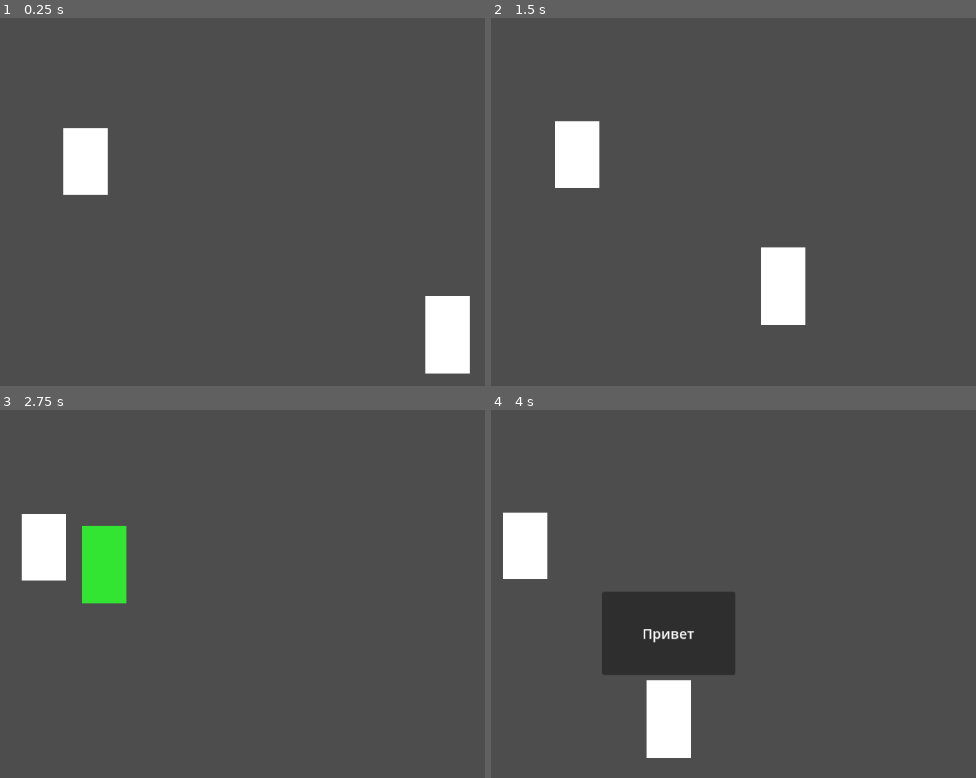
Above: before the commit, frames 1-4 (two rows, left to right).
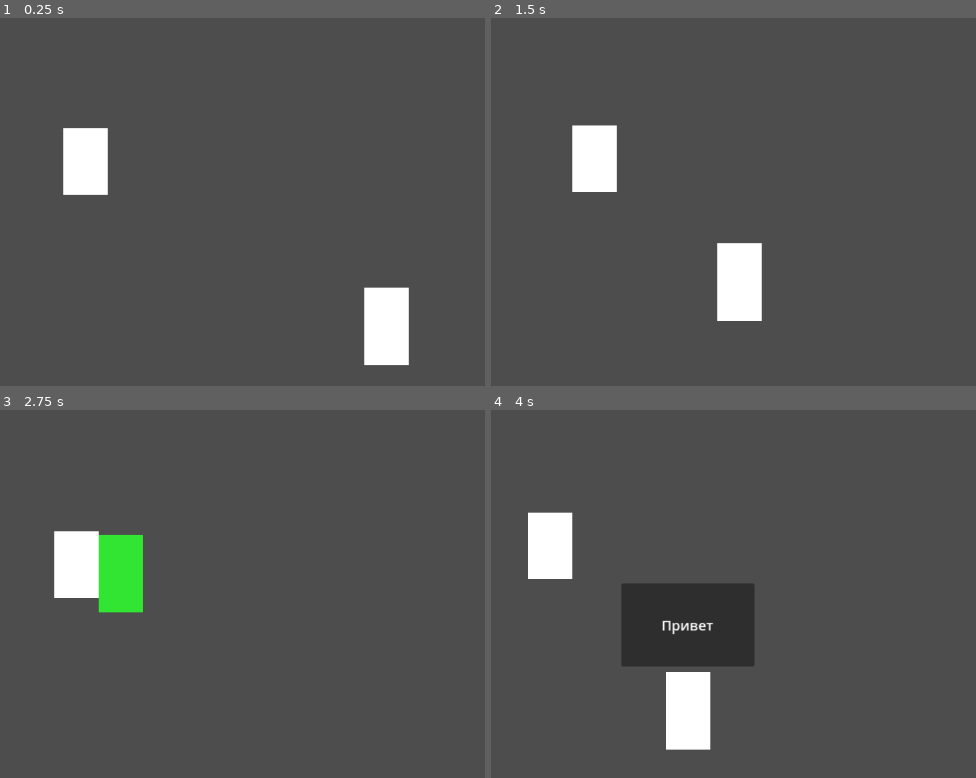
Above: after the commit, the same moments.

Repository: AzyWorld/motus
Game: Godot game, scene res://scenes/lobby.tscn
Same seed, same stepped clock (60 frames per second), same inputs: the game is played once before the commit and once after it.
Inputs (mouse positions are in pixels of both pictures, inside the frame that each line leads up to):
- Up to frame 1 (0.25 s): no input
- Up to frame 2 (1.5 s): tap Enter at 0.5 s; move the mouse to (752, 139) at 0.52 s; hold D (right) 0.53-1.28 s; tap E (interact) at 0.6 s; click (752, 139) at 0.8 s; move the mouse to (outside the picture) at 1.27 s; hold S (down) from 1.28 s (still down); click (outside the picture) at 1.35 s
- Up to frame 3 (2.75 s): tap E (interact) at 1.55, 2.1 s; move the mouse to (164, 454) at 2.02 s; release S (down) at 2.03 s; hold D (right) from 2.03 s (still down); click (164, 454) at 2.3 s
- Up to frame 4 (4 s): move the mouse to (534, 641) at 2.77 s; release D (right) at 2.78 s; hold W (up) 2.78-3.53 s; click (534, 641) at 2.85 s; tap E (interact) at 3.05, 3.6 s; move the mouse to (815, 619) at 3.52 s; hold A (left) from 3.53 s (still down); click (815, 619) at 3.8 s

The runs differ from the first frame. In frame 1, 3.9% of the frame differs, in the area x 75-97%, y 73-97%; in frame 2, 5.4%; in frame 3, 3.9%; in frame 4, 6.9%, in the area x 2-55%, y 27-95%.

Commit message:
npcAndBullets

Diff:
--- a/project.godot
+++ b/project.godot
@@ -14,6 +14,10 @@
 run/main_scene="res://scenes/lobby.tscn"
 config/features=PackedStringArray("4.1", "Forward Plus")
 config/icon="res://icon.svg"
+
+[autoload]
+
+Global="*res://scripts/Global.gd"
 
 [display]
 
@@ -51,3 +55,8 @@
 , Object(InputEventJoypadButton,"resource_local_to_scene":false,"resource_name":"","device":-1,"button_index":0,"pressure":0.0,"pressed":false,"script":null)
 ]
 }
+click={
+"deadzone": 0.5,
+"events": [Object(InputEventMouseButton,"resource_local_to_scene":false,"resource_name":"","device":-1,"window_id":0,"alt_pressed":false,"shift_pressed":false,"ctrl_pressed":false,"meta_pressed":false,"button_mask":0,"position":Vector2(0, 0),"global_position":Vector2(0, 0),"factor":1.0,"button_index":1,"canceled":false,"pressed":false,"double_click":false,"script":null)
+]
+}
--- /dev/null
+++ b/scenes/bullet.tscn
@@ -0,0 +1,17 @@
+[gd_scene load_steps=3 format=3 uid="uid://cguauw7a3aan2"]
+
+[ext_resource type="Script" path="res://scripts/bullet.gd" id="1_q42q6"]
+
+[sub_resource type="RectangleShape2D" id="RectangleShape2D_3o5ko"]
+size = Vector2(16, 48)
+
+[node name="Bullet" type="Area2D"]
+z_index = -1
+script = ExtResource("1_q42q6")
+
+[node name="CollisionShape2D" type="CollisionShape2D" parent="."]
+shape = SubResource("RectangleShape2D_3o5ko")
+
+[node name="Polygon2D" type="Polygon2D" parent="."]
+color = Color(1, 1, 0, 1)
+polygon = PackedVector2Array(-8, 24, -8, -24, 8, -24, 8, 24)
--- a/scenes/lobby.tscn
+++ b/scenes/lobby.tscn
@@ -6,7 +6,8 @@
 [node name="Lobby" type="Node2D"]
 
 [node name="Player" parent="." instance=ExtResource("1_fefl7")]
+can_shot = false
 
 [node name="Tutor" parent="." instance=ExtResource("2_lts0n")]
-position = Vector2(522, 250)
-dialogue = "Привет~Хочешь пройти обучение?~Поехали!"
+position = Vector2(434, 238)
+dialogue = "Привет~Хочешь пройти обучение?~Поехали! (Нажми E)~-{startTutorial"
--- /dev/null
+++ b/scenes/tutorial.tscn
@@ -0,0 +1,7 @@
+[gd_scene load_steps=2 format=3 uid="uid://dodlg78rohwbs"]
+
+[ext_resource type="PackedScene" uid="uid://di32dvmtw5441" path="res://scenes/player.tscn" id="1_jgtop"]
+
+[node name="Tutorial" type="Node2D"]
+
+[node name="Player" parent="." instance=ExtResource("1_jgtop")]
--- a/scripts/Global.gd
+++ b/scripts/Global.gd
@@ -1,11 +1,5 @@
 extends Node
 
 
-# Called when the node enters the scene tree for the first time.
-func _ready():
-	pass # Replace with function body.
-
-
-# Called every frame. 'delta' is the elapsed time since the previous frame.
-func _process(delta):
-	pass
+func startTutorial():
+	get_tree().change_scene_to_file("res://scenes/tutorial.tscn")
--- a/scripts/NPC.gd
+++ b/scripts/NPC.gd
@@ -12,4 +12,6 @@
 		if body.is_in_group("player") and Input.is_action_just_pressed("interact"):
 			current_word += 1
 			$Dialogue.visible = true
-			$Dialogue/Label.text = dialogue[current_word]
+			$Dialogue/Label.text = dialogue[current_word].split("{")[0]
+			if dialogue[current_word].split("{").size() > 1:
+				Global.call(dialogue[current_word].split("{")[1])
--- /dev/null
+++ b/scripts/bullet.gd
@@ -0,0 +1,4 @@
+extends Area2D
+
+func _physics_process(_delta):
+	position += Vector2(0, -50).rotated(rotation)
--- a/scripts/player.gd
+++ b/scripts/player.gd
@@ -2,7 +2,10 @@
 
 const SPEED = 300.0
 
-func _physics_process(delta):
+@export var can_shot = true
+
+func _physics_process(_delta):
+
 	if Input.is_action_pressed("up"):
 		velocity.y = -SPEED
 	elif Input.is_action_pressed("down"):
@@ -17,6 +20,13 @@
 	else:
 		velocity.x = 0
 
-	$Camera2D.offset = (get_global_mouse_position())/10
+	$Camera2D.offset = (get_global_mouse_position()-position)/10
 
 	move_and_slide()
+
+	if Input.is_action_just_pressed("click") and can_shot:
+		var bullet = preload("res://scenes/bullet.tscn").instantiate()
+		bullet.look_at(get_global_mouse_position()-position)
+		bullet.rotation_degrees += 90
+		bullet.position = position
+		get_parent().add_child(bullet)
